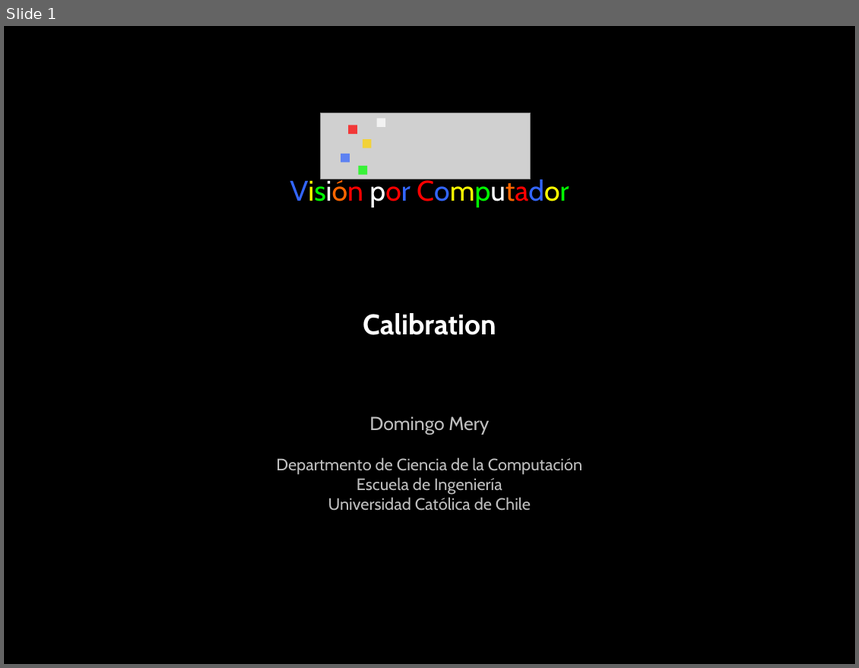
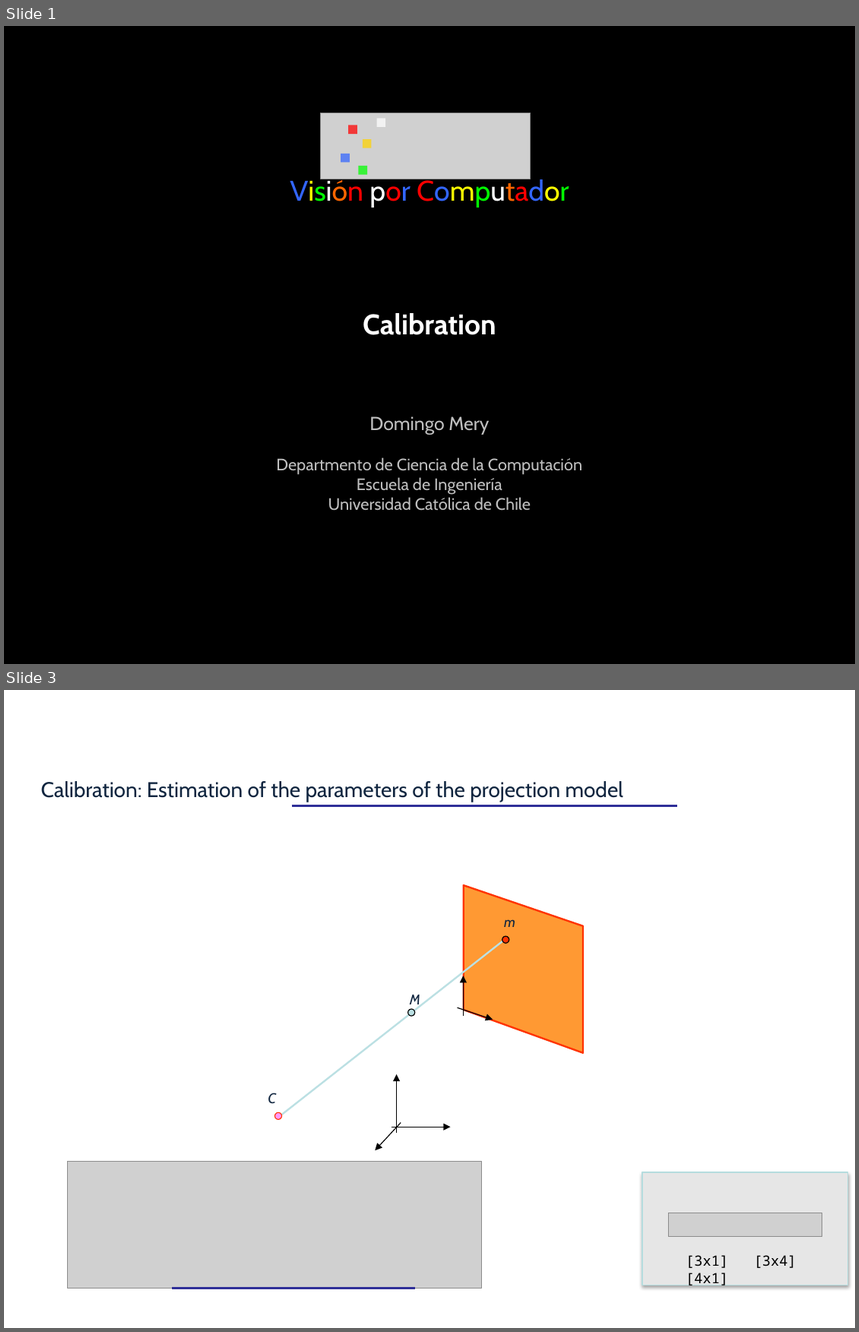
Before and after one commit to domingomery/vision, a slide deck: clases/Cap02_Geometria/presentaciones/CV02_Calibration.pptx. Shown one above the other, each under a label of ours: slide 1 before the commit, slides 1 and 3 after it; the slides between them are not shown. The pictures are 859x668 and 859x1332 pixels, drawn with LibreOffice and Linux fonts; fonts in the diff are those of the drawing; grey boxes stand for pictures; background and template pictures are left out. Boxes give left, top, right and bottom in pixels: in the first picture for what was removed or moved away, otherwise in the second. Text is boxed around its words. In the diff, an @@ line names an element or a change of style, - is before the commit and + after.

```diff
--- a/clases/Cap02_Geometria/presentaciones/CV02_Calibration.pptx
+++ b/clases/Cap02_Geometria/presentaciones/CV02_Calibration.pptx
@@ slide 3 added at box(4, 690, 855, 1328), background #FFFFFF @@
@@ text added at box(41, 781, 623, 802), 18 pt, text #10253F @@
+Calibration: Estimation of the parameters of the projection model
@@ line added from (292, 806) to (677, 806), #2F2F98 2.25 pt @@
@@ freeform shape added at box(464, 886, 583, 1053), fill #FF9933, outline #FF3300 1.5 pt @@
@@ ellipse added at box(502, 936, 509, 943), fill #FF3300, outline #000000 0.75 pt @@
@@ text added at box(504, 920, 515, 927), 12 pt, text #10253F, italic @@
+m
@@ line added from (281, 1115) to (503, 941), #BBE0E3 1.5 pt @@
@@ arrow added from (464, 1016) to (464, 976), #000000 0.75 pt @@
@@ text added at box(410, 995, 420, 1008), 12 pt, text #10253F, italic @@
+M
@@ arrow added from (458, 1008) to (493, 1019), #000000 0.75 pt @@
@@ ellipse added at box(408, 1009, 415, 1016), fill #BBE0E3, outline #000000 0.75 pt @@
@@ arrow added from (396, 1134) to (396, 1075), #000000 0.75 pt @@
@@ text added at box(268, 1093, 276, 1104), 12 pt, text #10253F, italic @@
+C
@@ ellipse added at box(275, 1113, 281, 1120), fill #FF99FF, outline #FF3300 0.75 pt @@
@@ arrow added from (401, 1123) to (375, 1151), #000000 0.75 pt @@
@@ arrow added from (392, 1128) to (451, 1128), #000000 0.75 pt @@
@@ picture added at box(68, 1161, 482, 1288) @@
@@ rectangle added at box(642, 1173, 848, 1285), fill #E6E6E6, outline #B6DCDF 0.75 pt @@
@@ picture added at box(668, 1214, 822, 1237) @@
@@ text added at box(686, 1255, 797, 1268), 12 pt, text #000000 @@
+[3x1] [3x4][4x1]
@@ line added from (172, 1288) to (415, 1288), #2F2F98 2.25 pt @@
```
Also in this commit, not shown: 2 slides changed, 18 other slides added, 16 other files.
